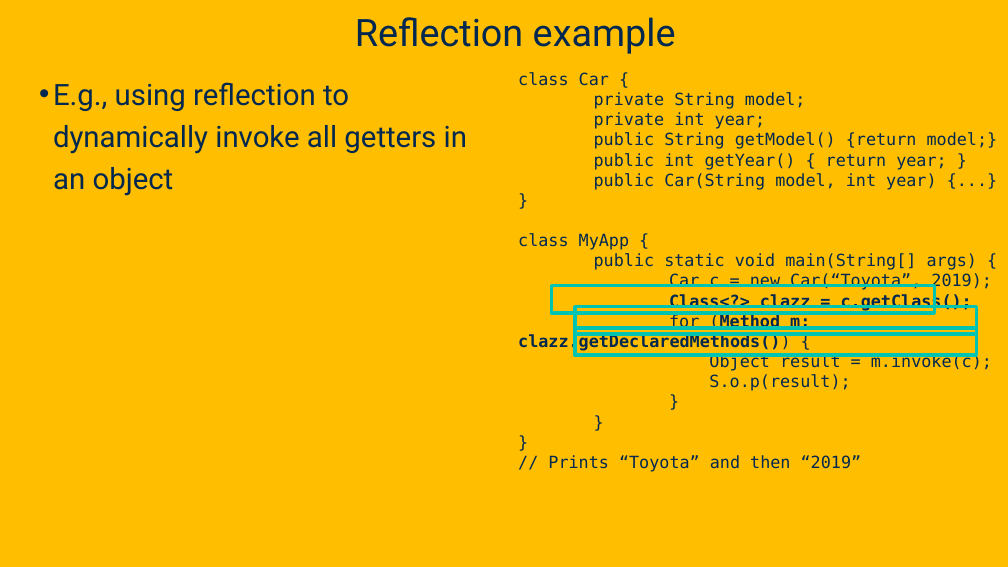
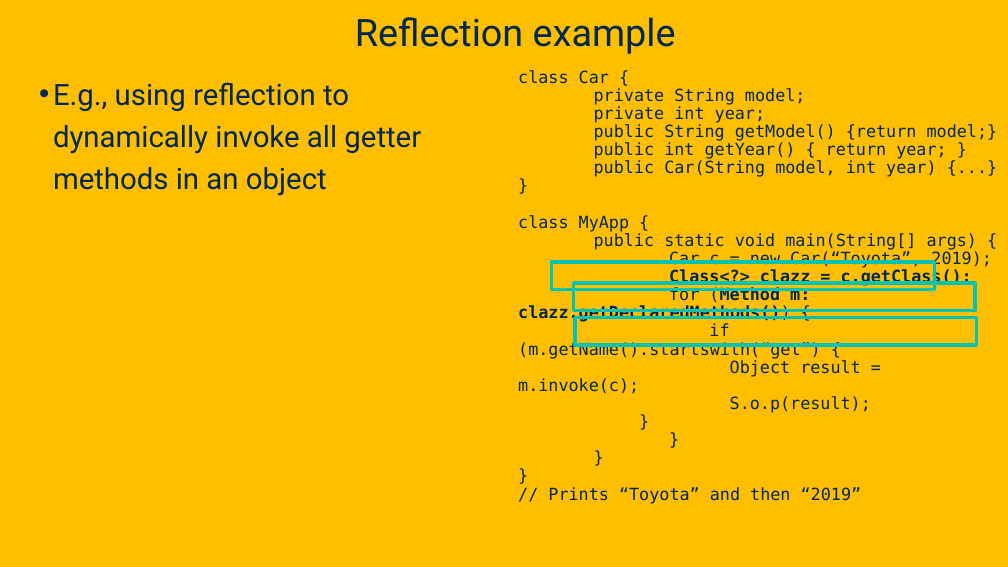
Before and after one commit to davsec-teaching/ECS_160, a slide deck: slide 21 of slides/Reflection.pptx. Drawn at 1008x567 pixels with LibreOffice and Linux fonts; fonts in the diff are those of the drawing; background and template pictures are left out. Boxes give left, top, right and bottom in pixels: in the first picture for what was removed or moved away, otherwise in the second. Text is boxed around its words. In the diff, an @@ line names an element or a change of style, - is before the commit and + after.

Commit message:
reflection slides update

```diff
--- a/slides/Reflection.pptx
+++ b/slides/Reflection.pptx
@@ text at <box>53,82,421,196</box>: text changed @@
-• E.g., using reflection to dynamically invoke all getters in an object
+• E.g., using reflection to dynamically invoke all getter methods in an object
@@ text at <box>518,70,998,394</box>: line spacing 1 to 0.9 @@
@@ rectangle: place and size @@
-rectangle at <box>551,286,935,313</box>
+rectangle at <box>551,262,935,290</box>
@@ text at <box>518,287,821,359</box>: text changed; bold off @@
-for (Method m: clazz.getDeclaredMethods()) {
+for (Method m: clazz.getDeclaredMethods()) {
+if (m.getName().startswith(“get”) {
@@ rectangle: place and size @@
-rectangle at <box>575,307,977,334</box>
+rectangle at <box>574,283,975,310</box>
@@ rectangle: place and size @@
-rectangle at <box>575,328,977,355</box>
+rectangle at <box>575,318,977,345</box>
@@ text at <box>730,396,871,413</box>: text changed @@
-S.o.p(result);
+S.o.p(result);
+}
```
Also in this commit, not shown: 23 other slides changed, 1 other file.
